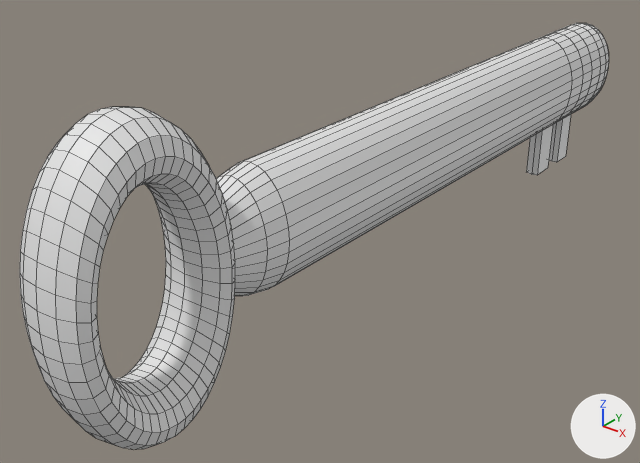
The Blender file Assets/pickups.blend as it was, and as the next commit left it.
Rendered twice from a 50 mm lens placed at (6.5, -11.34, 4.51), pointed at (-0.69, -2.35, -1.06). Arrows for +X, +Y and +Z are at lower right; the lights stay in place. Mesh edges are drawn as thin lines. The same objects are shown in both versions, whatever each file hides.
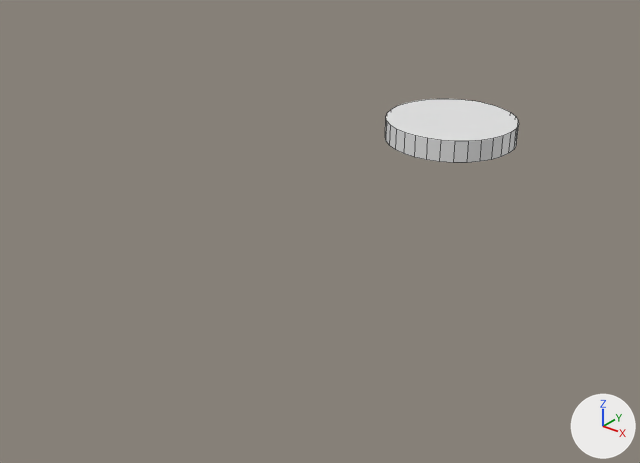
Location of each change, (x1, y1, x2, y2) in pixels of the pictures (640 x 463 px):
```json
{"object": "Cylinder", "change": "reshaped, rescaled, turned", "before": [20, 23, 609, 450], "after": [385, 99, 519, 163]}
```

The change, as JSON lines over the scene's bpy script:
```json
{"op": "add", "block": "me_cylinder", "code": ["me_cylinder = bpy.data.meshes.new('Cylinder')", "me_cylinder.from_pydata(...)  # a 32-sided cylinder along z spanning x -1.0..1.0, y -1.0..1.0, z -1.0..1.0"]}
{"op": "set", "path": "ob_cylinder", "old": "bpy.data.objects.new('Cylinder', me_cylinder_001)", "new": "bpy.data.objects.new('Cylinder', me_cylinder)"}
{"op": "set", "path": "ob_cylinder.rotation_euler", "old": "(1.571, 0.0, 0.0)", "new": "(0.0, 0.0, 0.0)", "note": "degrees (90, 0, 0) -> degrees (0, 0, 0)"}
{"op": "set", "path": "ob_cylinder.scale", "old": "(1.0, 1.0, 6.26)", "new": "(1.0, 1.0, 0.164)"}
```
